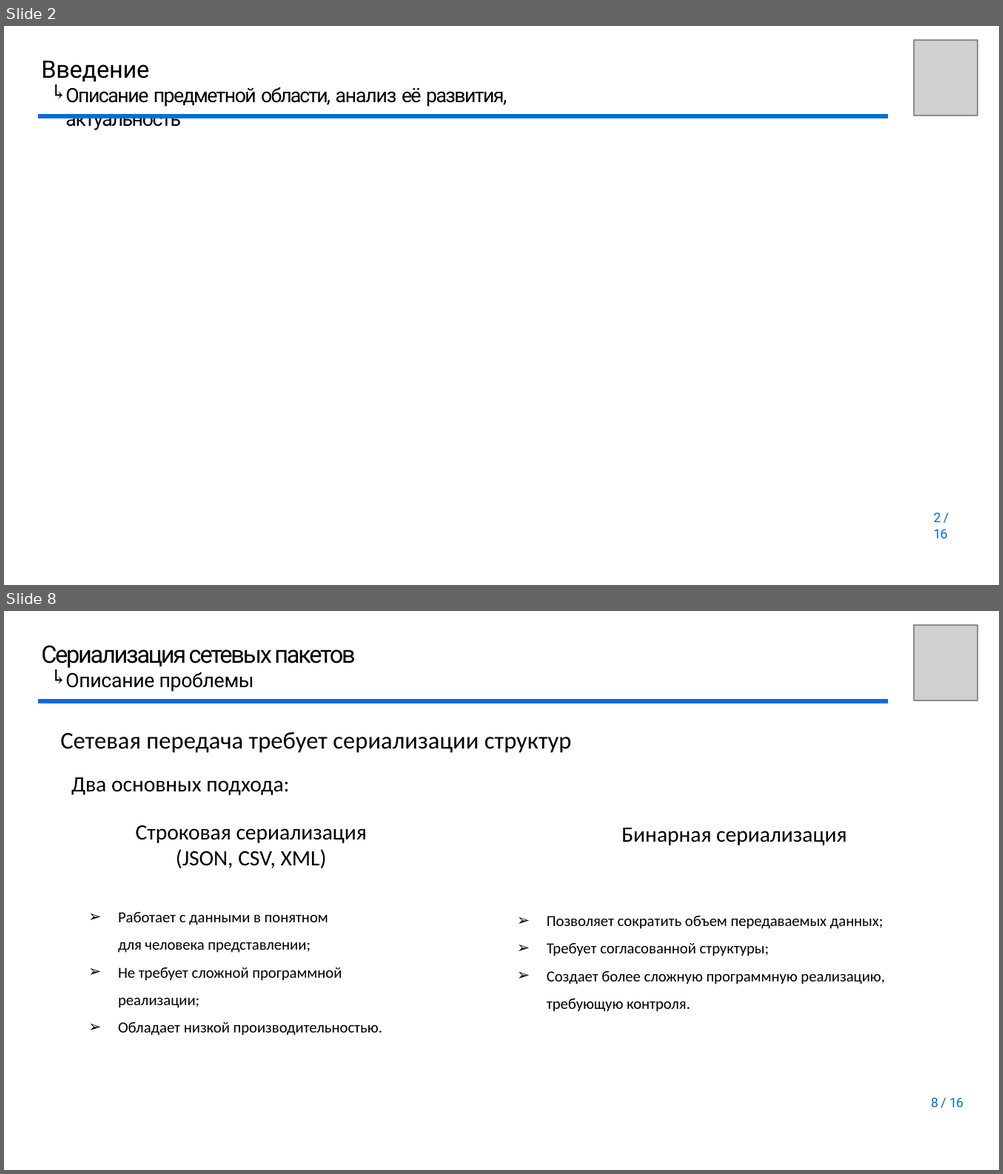
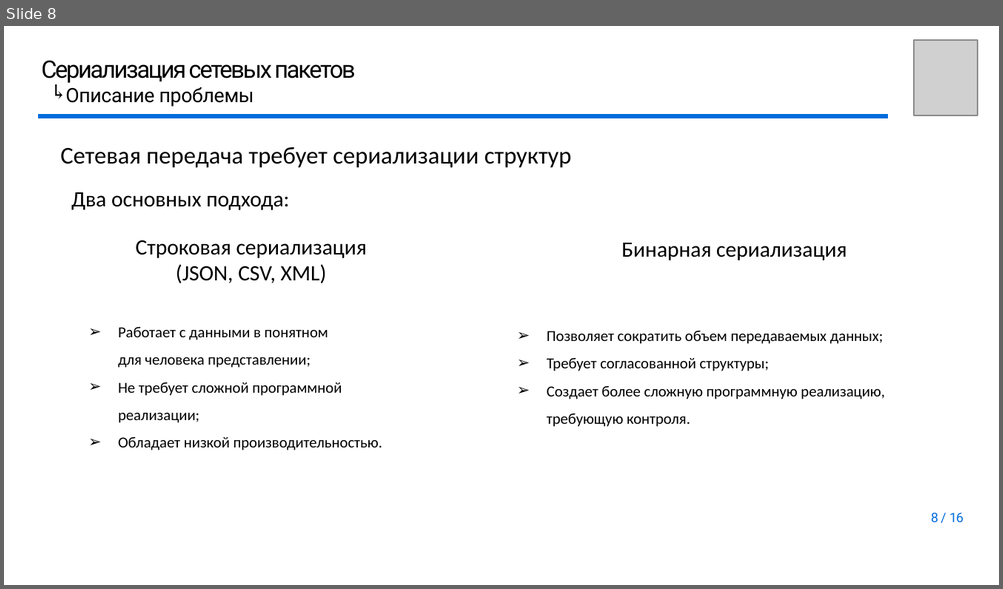
Before and after one commit to youngB0rrov/bmstu_doc, a slide deck: Master/Diploma/presentation/Презентация.pptx. Shown one above the other, each under a label of ours: slides 2 and 8 before the commit, slide 8 after it; the slides between them are not shown. The pictures are 1003x1174 and 1003x589 pixels, drawn with LibreOffice and Linux fonts; fonts in the diff are those of the drawing; grey boxes stand for pictures; background and template pictures are left out. Boxes give left, top, right and bottom in pixels: in the first picture for what was removed or moved away, otherwise in the second. Text is boxed around its words. In the diff, an @@ line names an element or a change of style, - is before the commit and + after.

```diff
--- a/Master/Diploma/presentation/Презентация.pptx
+++ b/Master/Diploma/presentation/Презентация.pptx
@@ slide 2 removed at (4,26,999,585), background #FFFFFF @@
@@ picture removed at (913,40,976,116) @@
@@ title removed at (41,61,506,130) @@
-Введение
-Описание предметной области, анализ её развития, актуальность
@@ text removed at (45,82,67,100) @@
-↰
@@ freeform shape removed at (39,116,887,116) @@
@@ page number removed at (933,513,948,539) @@
-2 / 16
```
Also in this commit, not shown: 6 slides changed, 2 slides added, 2 other slides removed, 1 other file.
